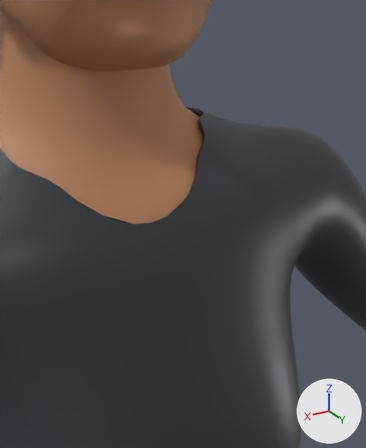
What one commit did to the glTF model game/assets/characters/char_gallery_patron_j/char_gallery_patron_j.glb.
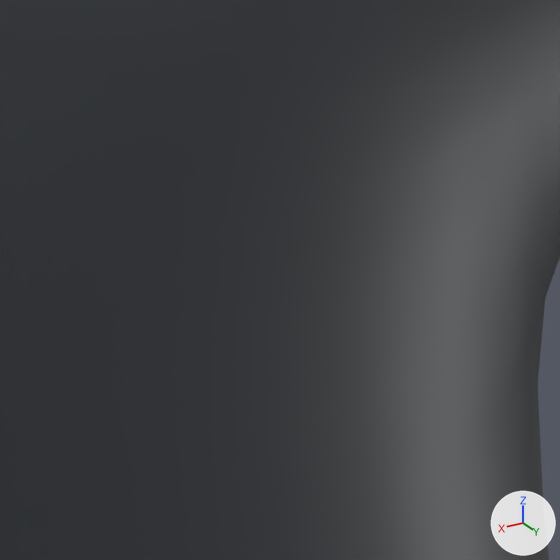
There are two pictures of each version: one from a camera (50 mm lens) standing at (0.127, 0.319, 1.4932) and looking at (-0.0376, 0.0447, 1.3561), one close up on the part from 48% to 80% of the width and 47% to 74% of the height. The axes (+X, +Y, +Z) are drawn at lower right. The lights are the same throughout. The first two pictures are the older version. The close-ups show mesh edges as thin lines.

Names of what the first close-up shows: 'Outfit'.
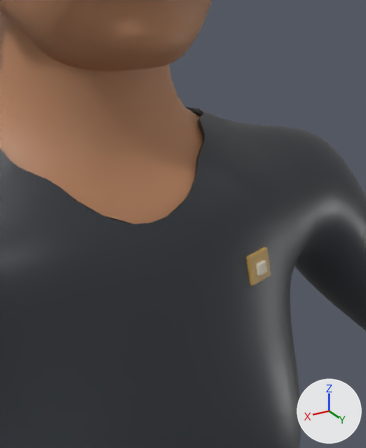
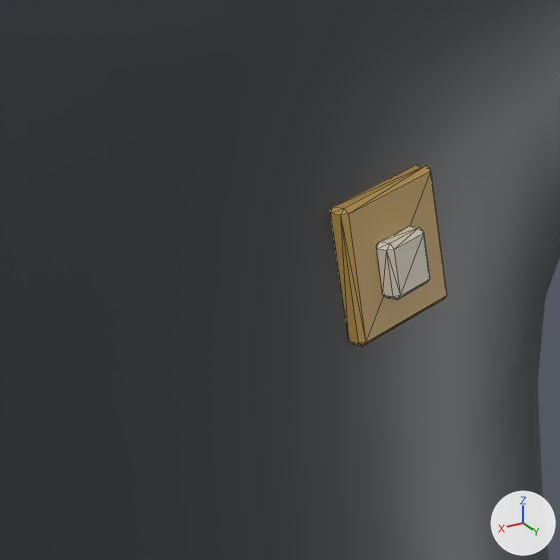
Pixel boxes [x1, y1, x2, y2] of what changed, in the close-ups (560 x 560 px):
'Gear', added: after [331, 164, 447, 346]
    faces in mat_m_char_satin_gold (orange #b8954e): [331, 164, 447, 346]
    faces in mat_m_char_silk_ivory (pale yellow #d3cbb8): [376, 226, 430, 300]

The change, as a list of edits to the scene's bpy script:
```text
Add mat_m_char_silk_ivory:
    mat_m_char_silk_ivory = principled_material('M_char_silk_ivory')
    mat_m_char_silk_ivory.base_color = (0.651, 0.597, 0.479)  # pale yellow #d3cbb8
    mat_m_char_silk_ivory.roughness = 0.45
Add me_gear:
    me_gear.from_pydata(...)  # 48 vertices, 88 faces; spans x -0.0871..-0.0653, y 0.075..0.0873, z 1.3191..1.3399
    # faces by material slot: [44, 44]
    me_gear.materials.append(mat_m_char_satin_gold)  # orange #b8954e
    me_gear.materials.append(mat_m_char_silk_ivory)  # pale yellow #d3cbb8
Add ob_gear:
    ob_gear = bpy.data.objects.new('Gear', me_gear)
    ob_gear.location = (0.0, 0.0, 0.0)
```
